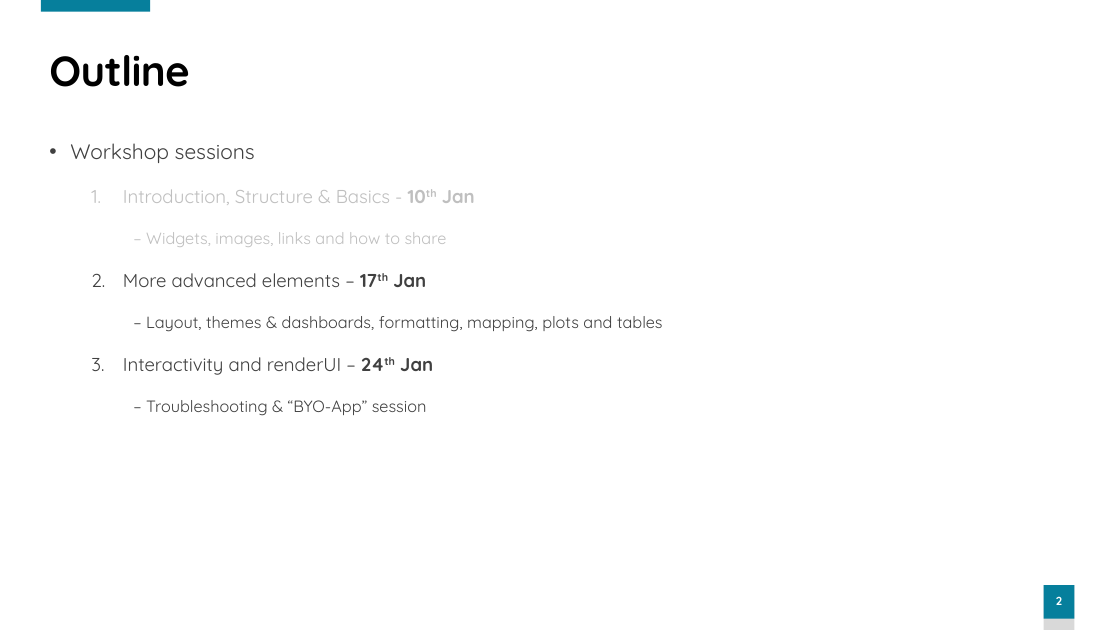
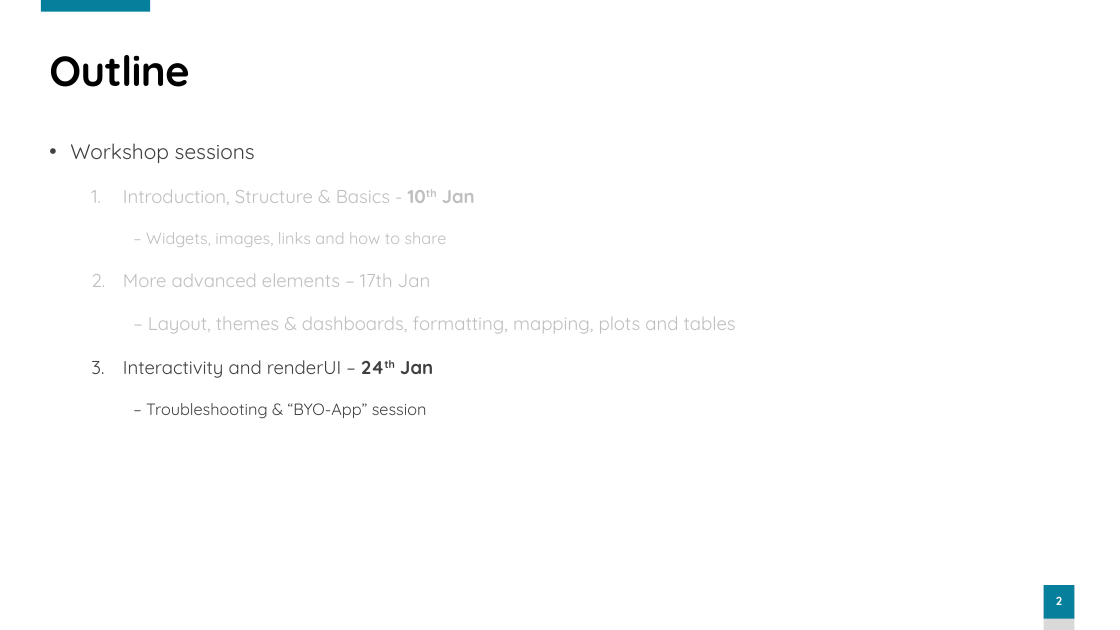
Before and after one commit to sshawna/Shiny_workshop, a slide deck: slide 2 of Session 3/Shiny workshop - session 3.pptx. Drawn at 1120x630 pixels with LibreOffice and Linux fonts; fonts in the diff are those of the drawing. Boxes give left, top, right and bottom in pixels: in the first picture for what was removed or moved away, otherwise in the second. Text is boxed around its words. In the diff, an @@ line names an element or a change of style, - is before the commit and + after.

```diff
--- a/Session 3/Shiny workshop - session 3.pptx
+++ b/Session 3/Shiny workshop - session 3.pptx
@@ text at (123,273,736,334): text colour #404040 to #BFBFBF in "More advanced elements – 17th Jan", "– Layout, themes & dashboards, formatting, mapping, ..."; now on the baseline in "17th"; bold off in "17th Jan"; size 14 to 16 pt in "– Layout, themes & dashboards, formatting, mapping, ..." @@
```
Also in this commit, not shown: 1 other slide changed, 6 slides added, 35 other files.
